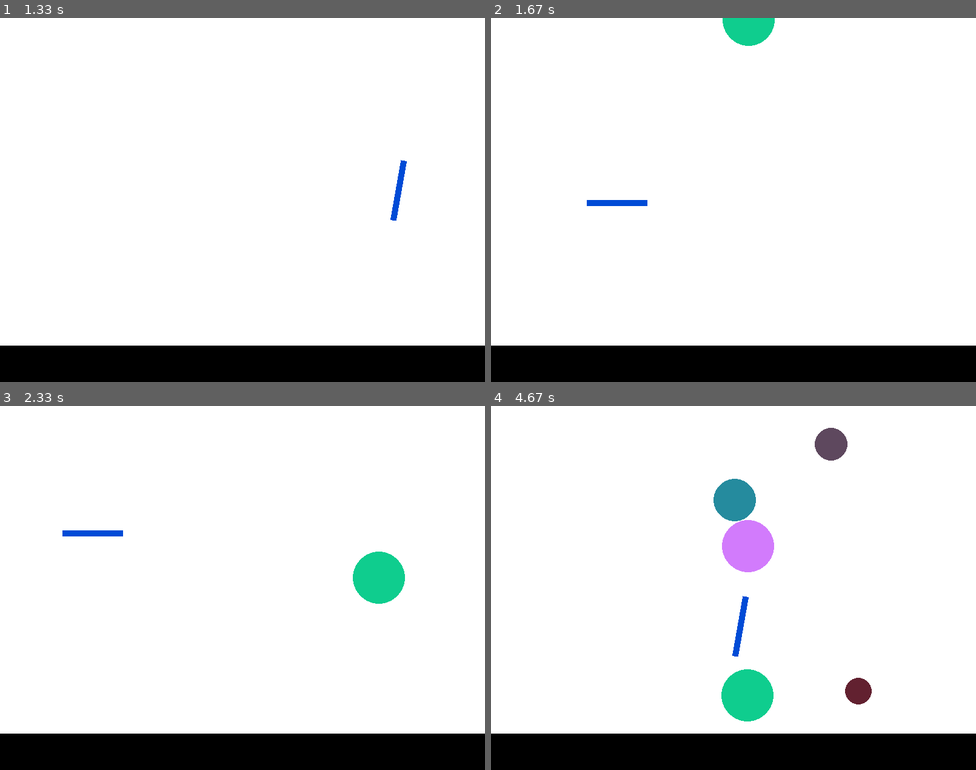
Above: before the commit, frames 1-4 (two rows, left to right).
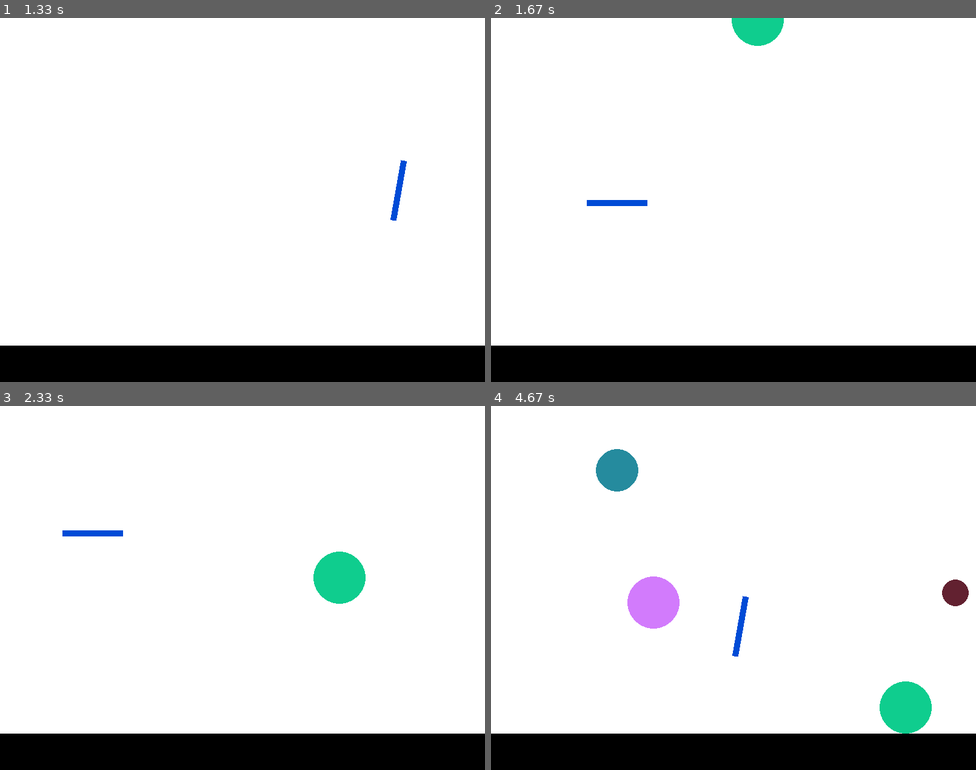
Above: after the commit, the same moments.

Repository: MichaelLesirge/intermediate-programming-class
Game: pygame game, started from ball_physics.py
Same seed, same stepped clock (60 frames per second), same inputs: the game is played once before the commit and once after it.
Inputs (mouse positions are in pixels of both pictures, inside the frame that each line leads up to):
- Up to frame 1 (1.33 s): hold Right 0.33-0.8 s; move the mouse to (223, 214) at 0.37 s; hold Right 0.83-1.3 s; move the mouse to (397, 189) at 0.87 s
- Up to frame 2 (1.67 s): hold Left from 1.33 s (still down); move the mouse to (617, 203) at 1.37 s
- Up to frame 3 (2.33 s): release Left at 1.87 s; hold Left 1.9-2.3 s; move the mouse to (92, 533) at 1.93 s
- Up to frame 4 (4.67 s): hold Right 2.33-2.97 s; move the mouse to (806, 460) at 2.37 s; hold Left 3-3.47 s; move the mouse to (791, 620) at 3.03 s; hold Right 3.5-3.97 s; move the mouse to (743, 464) at 3.53 s; hold Right 4-4.47 s; move the mouse to (558, 577) at 4.03 s; hold Left from 4.5 s (still down); move the mouse to (738, 624) at 4.53 s

Frame 1 is identical in both runs. In frame 2, 0.3% of the frame differs, in the area x 47-61%, y 0-8%; in frame 3, 2.1%; in frame 4, 7.5%, in the area x 21-99%, y 6-90%.

Commit message:
good enough

Diff:
--- a/ball_physics.py
+++ b/ball_physics.py
@@ -31,8 +31,8 @@
 class Ball(pygame.sprite.Sprite):
     @classmethod
     def random_shape(cls):
-        x_range = 50
-        x_velocity_range = 7
+        x_range = SCREEN_HEIGHT // 2
+        x_velocity_range = 4
 
         center_x = SCREEN_WIDTH // 2
         location = (random.randint(center_x - x_range, center_x + x_range), 0)
@@ -57,6 +57,10 @@
 
         self.velocity = pygame.Vector2(velocity)
 
+        self.start_time_to_live = 200
+        self.start_hide = self.start_time_to_live * 0.5
+        self.time_to_live = self.start_time_to_live
+
     @property
     def position(self) -> pygame.Vector2:
         return pygame.Vector2(self.rect.center)
@@ -76,6 +80,15 @@
         self.position += self.velocity
 
         self.velocity.move_towards_ip((0, 0), AIR_RESISTANCE)
+
+        if self.velocity.length() < 2:
+            self.time_to_live -= 1
+        else:
+            self.time_to_live = min(self.start_time_to_live + 10, self.start_time_to_live)
+        if self.time_to_live < self.start_hide:
+            self.image.set_alpha(255 * (self.time_to_live / self.start_hide))
+        if self.time_to_live == 0:
+            self.kill()
 
         if self.rect.left < 0 or self.rect.right > SCREEN_WIDTH:
             self.rect.x -= self.velocity.x
@@ -90,15 +103,20 @@
                 ny = math.sin(angle_radians)
                 self.velocity.reflect_ip((nx, ny))
 
-                self.velocity.y *= BOUNCE_RETENTION
-
-
-        # for other in other_balls:
-        #     if other is self: continue
-
-        #     if pygame.sprite.collide_circle(self, other):
-
-
+                self.velocity.y *= (BOUNCE_RETENTION / 2)
+
+        for other in other_balls:
+            if other is self: continue
+
+            # if pygame.sprite.collide_circle(self, other):
+            if self.rect.colliderect(other.rect) and pygame.sprite.collide_mask(self, other):
+                    nv = (self.position - other.position)
+                    if nv.length() > 0:
+                        mass_total = self.mass + other.mass
+                        self.velocity = self.velocity.reflect(nv.normalize())
+                        other.velocity = other.velocity.reflect(nv.normalize())
+                        # self.position += nv.normalize() * (1 + other.mass / mass_total)
+                    self.position += nv * 0.04
 
 class Floor(pygame.sprite.Sprite):
     def __init__(self, size: pygame.Vector2, location: pygame.Vector2 = (0, 0), angle = 0) -> None:
@@ -164,13 +182,6 @@
     floor = Floor((SCREEN_WIDTH, SCREEN_HEIGHT * 0.1), (0, floor_height))
     floors.add(floor)
 
-    block_width = 100
-
-    # l_block = Floor((block_width, 10), (SCREEN_WIDTH / 2 - block_width / 2, floor_height - 10), 45)
-    # floors.add(l_block)
-    # r_block = Floor((block_width, 10), (SCREEN_WIDTH / 2 + block_width / 2, floor_height - 10), -45)
-    # floors.add(r_block)
-
     paddle = Paddle((100, 10))
     floors.add(paddle)
 
@@ -178,7 +189,7 @@
         if pygame.event.get(pygame.QUIT):
             running = False
 
-        if random.randint(0, 75) == 0:
+        if random.randint(0, 125) == 0:
             new_shape = Ball.random_shape()
             shapes.add(new_shape)
 
